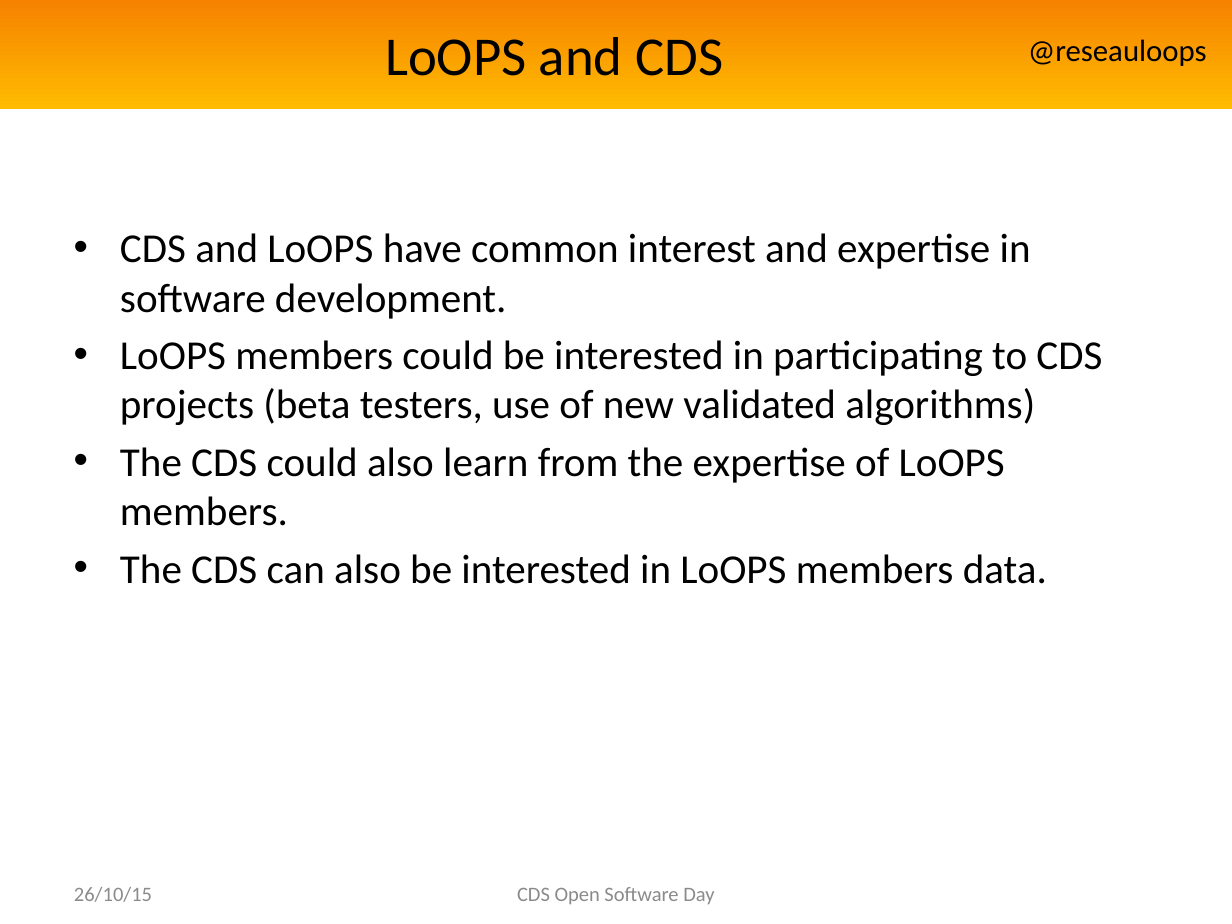
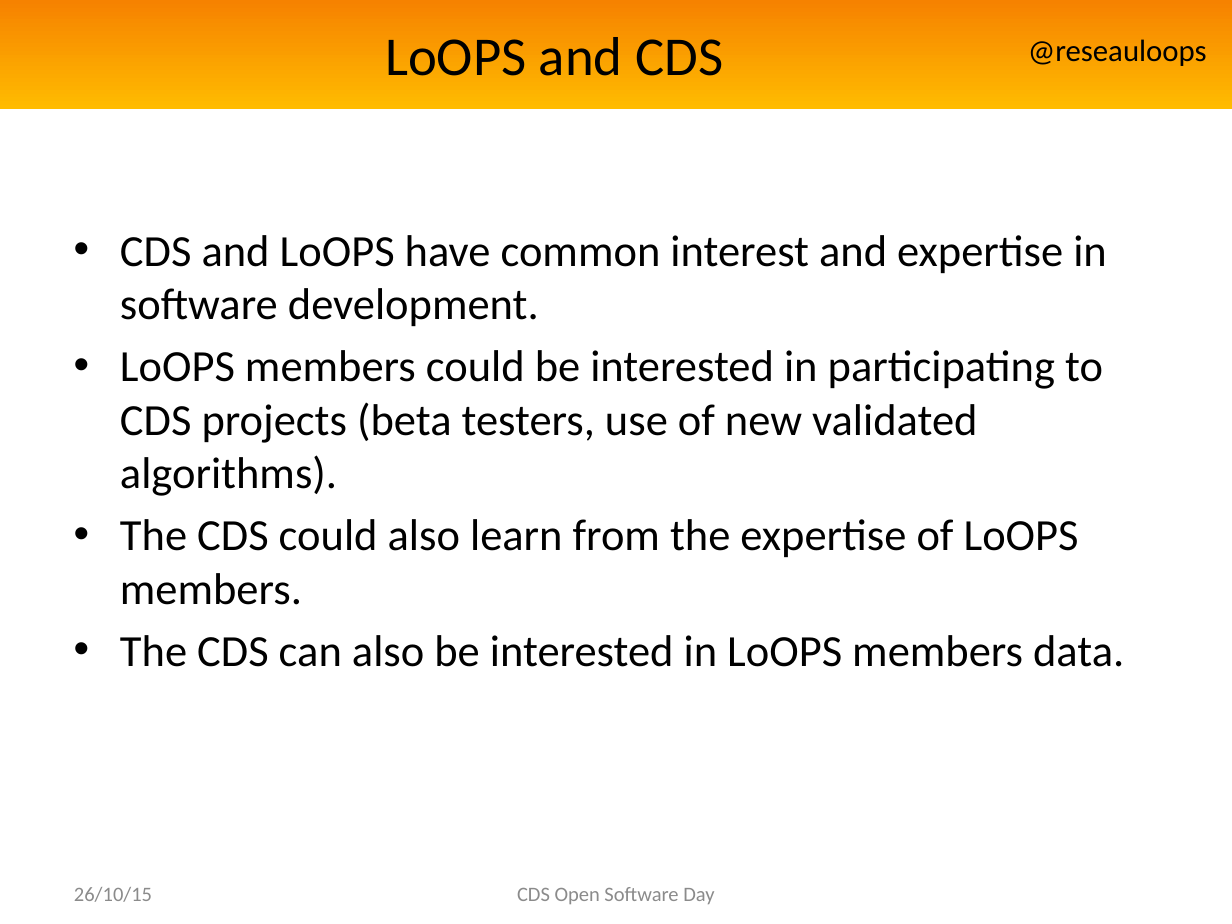
Before and after one commit to reseau-loops/reseau-loops.github.com, a slide deck: slide 6 of presentations/PrésentationLoOPSAnglais.pptx. Drawn at 1232x924 pixels with LibreOffice and Linux fonts; fonts in the diff are those of the drawing; background and template pictures are left out. Boxes give left, top, right and bottom in pixels: in the first picture for what was removed or moved away, otherwise in the second. Text is boxed around its words. In the diff, an @@ line names an element or a change of style, - is before the commit and + after.

```diff
--- a/presentations/PrésentationLoOPSAnglais.pptx
+++ b/presentations/PrésentationLoOPSAnglais.pptx
@@ text at box(120, 235, 1124, 667): size 24 to 26 pt in "CDS and LoOPS have common interest and ...", "The CDS could also learn from the ...", "The CDS can also be interested in ..." @@
@@ text at box(120, 350, 1103, 496): text changed; size 24 to 26 pt @@
-• LoOPS members could be interested in participating to CDS projects (beta testers, use of new validated algorithms)
+• LoOPS members could be interested in participating to CDS projects (beta testers, use of new validated algorithms).
```
Also in this commit, not shown: 4 other slides changed, 1 other file.
